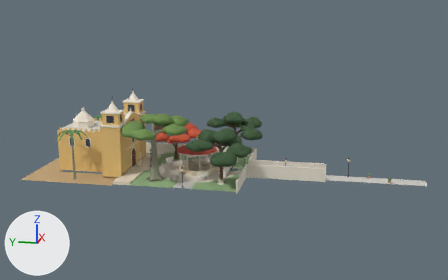
What one commit did to the glTF model modelos/casona/crudo/barrio_plaza.glb.
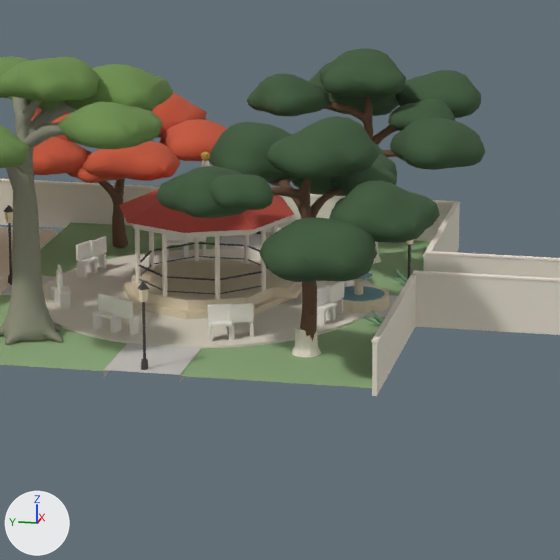
Each version appears first whole from a camera (50 mm lens) standing at (-192.1, 1.1, 42.0) and looking at (-55.7, 28.4, 7.9), and next in a close-up on the part from 33% to 63% of the width and 36% to 83% of the height. Arrows for +X, +Y and +Z are at lower left; the lights stay in place. The last two pictures show the newer version. Vertices at exactly the same position are counted once.

Objects in the first close-up: 'plaza_agua', 'plaza_banqueta', 'plaza_cantera', 'plaza_ceiba_copa', 'plaza_fachadas', 'plaza_flamboyan_copa', 'plaza_herreria', 'plaza_laurel_copa', 'plaza_pasta', 'plaza_pasto', 'plaza_tronco' and 1 more.
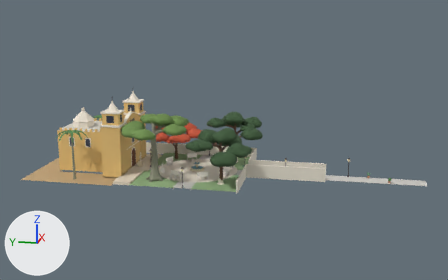
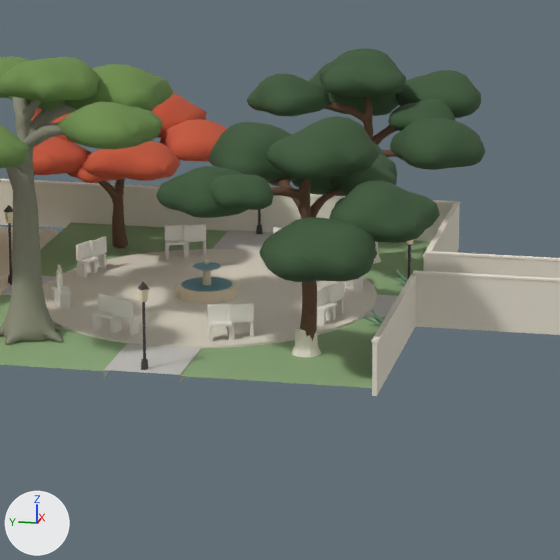
Location of each change, (x1, y1, x2, y2) in pixels of the close-ups (560 x 560 px; the box of a moved part takes in the faces that stretch with it):
'plaza_agua', moved: before (342, 272, 385, 301); after (181, 262, 233, 291)
part 2 of me_plaza_fachadas, moved or reshaped: before (343, 285, 390, 313); after (176, 276, 238, 303)
part 3 of me_plaza_fachadas, moved or reshaped: before (201, 160, 210, 167); after (202, 272, 211, 285)
part 4 of me_plaza_fachadas, moved or reshaped: before (354, 272, 374, 281); after (192, 262, 222, 272)
part 5 of me_plaza_fachadas, deleted: before (119, 151, 363, 319)
part 6 of me_plaza_herreria, deleted: before (138, 242, 268, 295)

Patch to the scene script:
```diff
--- a/modelos/casona/crudo/barrio_plaza.glb.py
+++ b/modelos/casona/crudo/barrio_plaza.glb.py
@@ me_plaza_agua @@
 # used by ob_plaza_agua; location = (0.0, 0.0, 0.0)
-me_plaza_agua.from_pydata(...)  # 28 vertices, 24 faces; spans x -56.45..-53.55, y 24.95..27.85, z 0.67..1.72
+me_plaza_agua.from_pydata(...)  # 28 vertices, 24 faces; spans x -56.45..-53.55, y 33.55..36.45, z 0.71..1.76
+# me_plaza_agua part 1: the whole mesh is moved by (0.0, 8.6, 0.04)
 me_plaza_agua.materials.append(mat_agua)
@@ me_plaza_fachadas @@
 # used by ob_plaza_fachadas; location = (0.0, 0.0, 0.0)
-me_plaza_fachadas.from_pydata(...)  # 3064 vertices, 5238 faces; spans x -70.0..-40.8, y -9.3..67.0, z -0.4..17.2
+me_plaza_fachadas.from_pydata(...)  # 2830 vertices, 4830 faces; spans x -70.0..-40.8, y -9.3..67.0, z -0.4..17.2
+# me_plaza_fachadas part 2: the loose piece of 32 vertices spanning x -56.8..-53.2, y 24.6..28.1, z 0.1..0.7 is moved by (0.0, 8.6, 0.0)
+# me_plaza_fachadas part 3: the loose piece of 16 vertices spanning x -55.3..-54.7, y 34.7..35.3, z 7.1..7.8 is moved by (0.0, 0.0, -6.3)
+# me_plaza_fachadas part 4: the loose piece of 24 vertices spanning x -55.8..-54.2, y 25.5..27.2, z 1.5..1.7 is moved by (0.0, 8.6, 0.0)
+# me_plaza_fachadas part 5: 15 loose pieces with 234 vertices, spanning x -60.0..-50.0, y 26.1..40.0, z 0.1..8.3, are deleted
+# other edits to the shape of me_plaza_fachadas do not show in these pictures
 me_plaza_fachadas.materials.append(mat_fachada)
@@ me_plaza_herreria @@
 # used by ob_plaza_herreria; location = (0.0, 0.0, 0.0)
-me_plaza_herreria.from_pydata(...)  # 384 vertices, 624 faces; spans x -68.7..-41.3, y -0.3..52.8, z 0.0..18.4
+me_plaza_herreria.from_pydata(...)  # 272 vertices, 456 faces; spans x -68.7..-41.3, y -0.3..52.8, z 0.0..18.4
+# me_plaza_herreria part 6: 14 loose pieces with 112 vertices, spanning x -58.6..-51.4, y 31.4..38.6, z 1.2..2.1, are deleted
 me_plaza_herreria.materials.append(mat_hierro)
```
